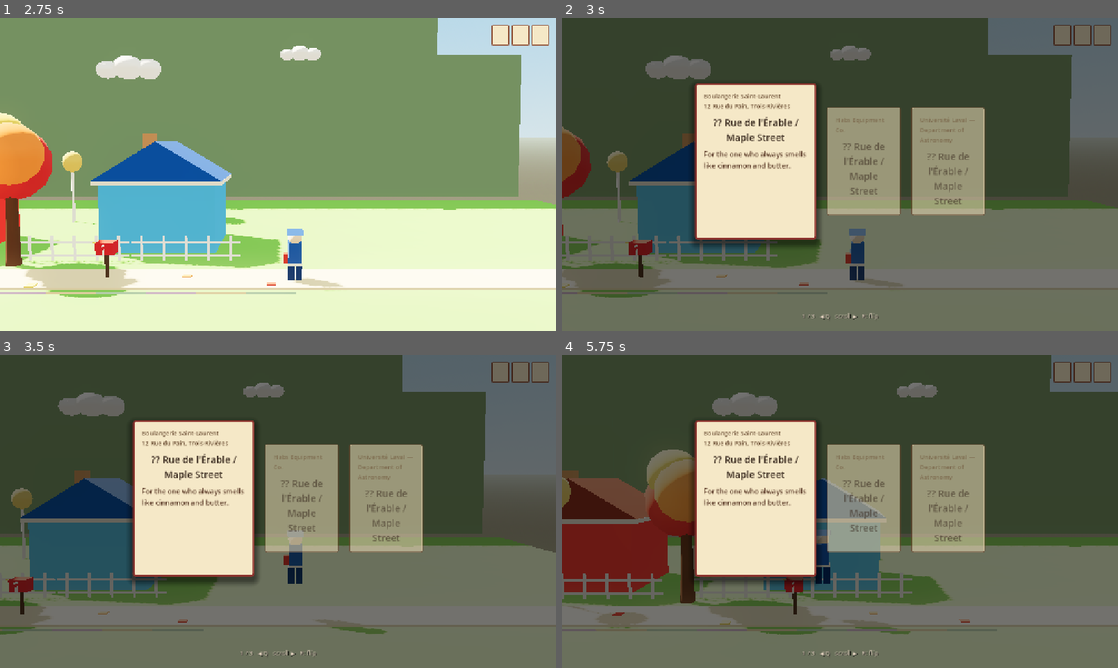
Above: before the commit, frames 1-4 (two rows, left to right).
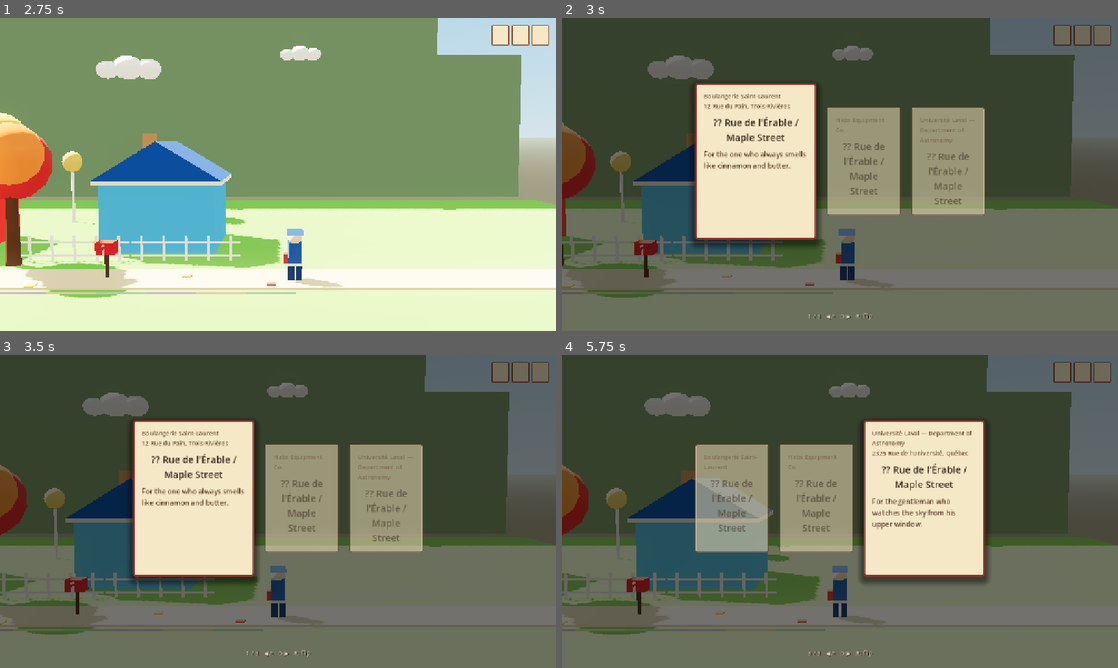
Above: after the commit, the same moments.

Repository: mariam-arab/Mailman
Game: Godot game, scene res://scenes/levels/neighborhood_01.tscn
Same seed, same stepped clock (60 frames per second), same inputs: the game is played once before the commit and once after it.
Inputs (mouse positions are in pixels of both pictures, inside the frame that each line leads up to):
- Up to frame 1 (2.75 s): tap Enter at 0.5 s; move the mouse to (400, 158) at 0.52 s; hold D (move_right) 0.53-1.28 s; hold E (interact) 0.53-1.28 s; tap Space (jump) at 0.77, 0.8, 1.07, 1.35, 1.52, 1.82, 2.3 s; move the mouse to (166, 190) at 1.27 s; hold A (move_left) 1.28-2.03 s; tap E (interact) at 1.55 s; move the mouse to (333, 105) at 2.02 s; hold D (move_right) from 2.03 s (still down); hold R (flip_letter) from 2.03 s (still down)
- Up to frame 2 (3 s): keep holding D (move_right); move the mouse to (812, 237) at 2.77 s; release R (flip_letter) at 2.78 s; tap Tab (inspect_mail) at 2.85 s
- Up to frame 3 (3.5 s): keep holding D (move_right); tap Space (jump) at 3.02, 3.32 s; tap E (interact) at 3.05 s
- Up to frame 4 (5.75 s): move the mouse to (1006, 558) at 3.52 s; release D (move_right) at 3.53 s; hold E (interact) 3.53-4.28 s; hold A (move_left) from 3.53 s (still down); tap Space (jump) at 3.77, 3.8, 4.07, 4.52, 4.82, 5.3 s; move the mouse to (673, 464) at 4.27 s; tap Mouse wheel up (next_letter) at 4.35 s; tap E (interact) at 4.55 s; move the mouse to (867, 511) at 5.02 s; hold Mouse wheel down (prev_letter) from 5.03 s (still down)

Frame 1 is identical in both runs. In frame 2, 3.0% of the frame differs, in the area x 0-93%, y 0-97%; in frame 3, 11%; in frame 4, 46%, in the area x 0-100%, y 0-97%.

Commit message:
change navigation

Diff:
--- a/project.godot
+++ b/project.godot
@@ -62,12 +62,13 @@
 }
 next_letter={
 "deadzone": 0.5,
-"events": [Object(InputEventMouseButton,"resource_local_to_scene":false,"resource_name":"","device":-1,"window_id":0,"alt_pressed":false,"shift_pressed":false,"ctrl_pressed":false,"meta_pressed":false,"button_mask":0,"position":Vector2(0, 0),"global_position":Vector2(0, 0),"factor":1.0,"button_index":4,"canceled":false,"pressed":false,"double_click":false,"script":null)
+"events": [Object(InputEventKey,"resource_local_to_scene":false,"resource_name":"","device":-1,"window_id":0,"alt_pressed":false,"shift_pressed":false,"ctrl_pressed":false,"meta_pressed":false,"pressed":false,"keycode":0,"physical_keycode":68,"key_label":0,"unicode":100,"location":0,"echo":false,"script":null)
+, Object(InputEventMouseButton,"resource_local_to_scene":false,"resource_name":"","device":-1,"window_id":0,"alt_pressed":false,"shift_pressed":false,"ctrl_pressed":false,"meta_pressed":false,"button_mask":0,"position":Vector2(0, 0),"global_position":Vector2(0, 0),"factor":1.0,"button_index":4,"canceled":false,"pressed":false,"double_click":false,"script":null)
 ]
 }
 prev_letter={
 "deadzone": 0.5,
-"events": [Object(InputEventKey,"resource_local_to_scene":fa …(140 unchanged characters)… d":false,"keycode":0,"physical_keycode":81,"key_label":0,"unicode":113,"location":0,"echo":false,"script":null)
+"events": [Object(InputEventKey,"resource_local_to_scene":fa …(140 unchanged characters)… d":false,"keycode":0,"physical_keycode":65,"key_label":0,"unicode":97,"location":0,"echo":false,"script":null)
 , Object(InputEventMouseButton,"resource_local_to_scene":false,"resource_name":"","device":-1,"window_id":0,"alt_presse …(244 unchanged characters)…
 ]
 }
--- a/scripts/player/player_controller.gd
+++ b/scripts/player/player_controller.gd
@@ -20,6 +20,8 @@
 
 @onready var interact_range: Area3D = $InteractRange
 
+var _input_active: bool = true
+
 
 func _ready() -> void:
 	# Don't capture the mouse in side-scroll mode — there's nothing to aim.
@@ -31,14 +33,18 @@
 	if not is_on_floor():
 		velocity.y -= ProjectSettings.get_setting("physics/3d/default_gravity") * delta
 
-	if Input.is_action_just_pressed("jump") and is_on_floor():
-		velocity.y = jump_velocity
+	if _input_active:
+		if Input.is_action_just_pressed("jump") and is_on_floor():
+			velocity.y = jump_velocity
 
-	# Map left/right inputs to motion along the world's Z axis. Right (+X
-	# screen-space) maps to -Z because the camera looks down -X — pressing
-	# right should move the player to screen-right regardless of axis polarity.
-	var axis := Input.get_action_strength("move_right") - Input.get_action_strength("move_left")
-	velocity.z = -axis * walk_speed
+		# Map left/right inputs to motion along the world's Z axis. Right (+X
+		# screen-space) maps to -Z because the camera looks down -X — pressing
+		# right should move the player to screen-right regardless of axis polarity.
+		var axis := Input.get_action_strength("move_right") - Input.get_action_strength("move_left")
+		velocity.z = -axis * walk_speed
+	else:
+		velocity.z = 0.0
+
 	# X is locked. We zero it instead of letting drift accumulate.
 	velocity.x = 0.0
 
@@ -63,8 +69,7 @@
 	return best
 
 
-## Compatibility shim for the HUD's mouse-release call. In 2D mode we don't
-## capture the mouse, so this is a no-op — the HUD calls it on inspection
-## open/close and on day-end, and we want the API to match the 3D version.
-func set_input_active(_active: bool) -> void:
-	pass
+## Called by the HUD when inspection opens/closes so A/D carousel keys don't
+## also move the player.
+func set_input_active(active: bool) -> void:
+	_input_active = active
--- a/scripts/ui/hud.gd
+++ b/scripts/ui/hud.gd
@@ -103,7 +103,7 @@
 			break
 		_apply_card_state(_cards[i], bag[i], i == sel)
 	if bag.size() > 0:
-		pager_hint.text = "%d / %d   ◀ Q   scroll ▶   R: flip" % [sel + 1, bag.size()]
+		pager_hint.text = "%d / %d   ◀ A   D ▶   R: flip" % [sel + 1, bag.size()]
 	else:
 		pager_hint.text = "Bag empty"
 
